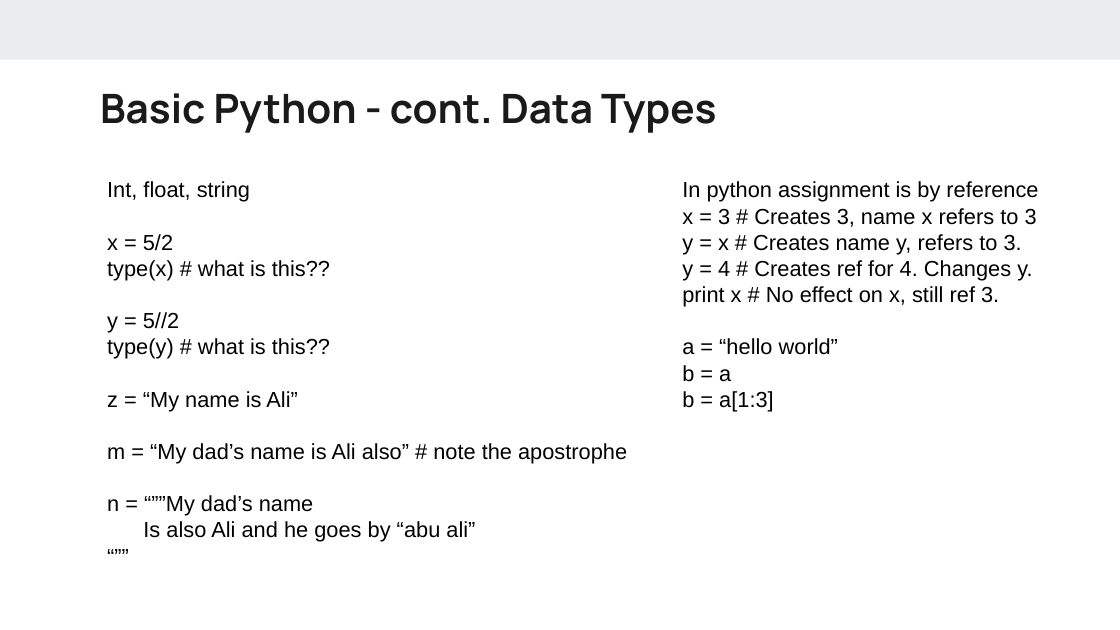
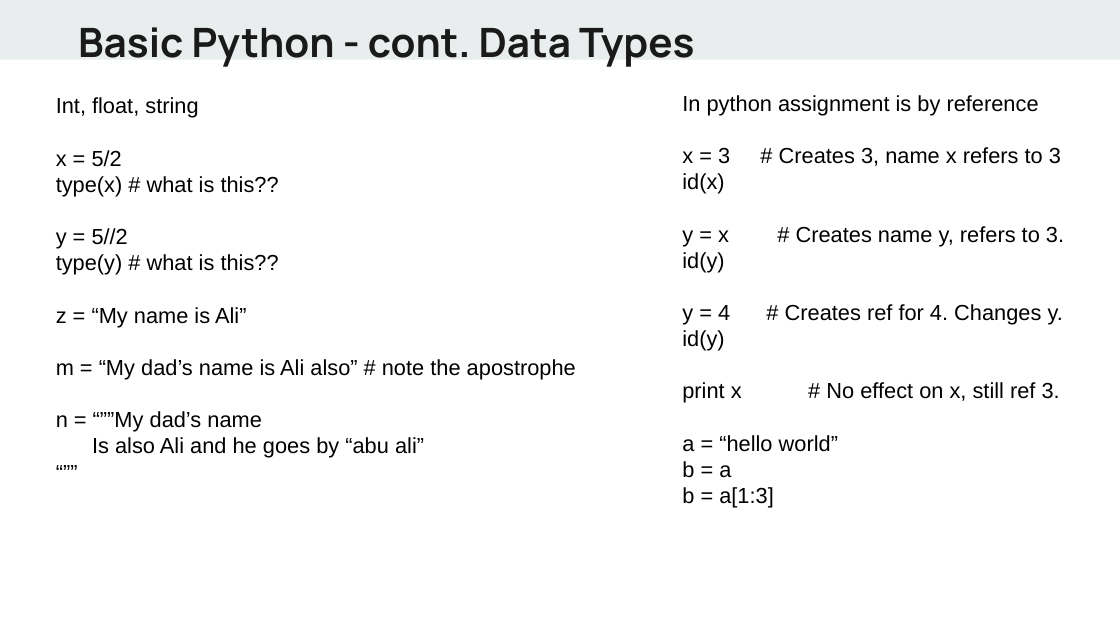
Before and after one commit to alif0/hello_world, a slide deck: slide 12 of lectures/Python - day1.pptx. Drawn at 1120x630 pixels with LibreOffice and Linux fonts; fonts in the diff are those of the drawing. Boxes give left, top, right and bottom in pixels: in the first picture for what was removed or moved away, otherwise in the second. Text is boxed around its words. In the diff, an @@ line names an element or a change of style, - is before the commit and + after.

```diff
--- a/lectures/Python - day1.pptx
+++ b/lectures/Python - day1.pptx
@@ text "Basic Python - cont. Data ...": place and size @@
-text "Basic Python - cont. Data ..." at bbox=[100, 93, 716, 133]
+text "Basic Python - cont. Data ..." at bbox=[78, 27, 694, 67]
@@ text "Int, float, string": place and size @@
-text "Int, float, string" at bbox=[107, 181, 627, 542]
+text "Int, float, string" at bbox=[56, 97, 576, 458]
@@ text at bbox=[682, 95, 1064, 508]: paragraph added @@
+id(x)
@@ text "In python assignment is by ...": place and size @@
-text "In python assignment is by ..." at bbox=[682, 181, 1038, 411]
+text "In python assignment is by ..." at bbox=[682, 95, 1064, 508]
@@ text at bbox=[1048, 308, 1063, 325]: paragraph added @@
+id(y)
@@ text at bbox=[682, 330, 724, 351]: paragraph added @@
+id(y)
```
Also in this commit, not shown: 9 other slides changed, 1 slide added, 1 slide removed, 2 other files.
